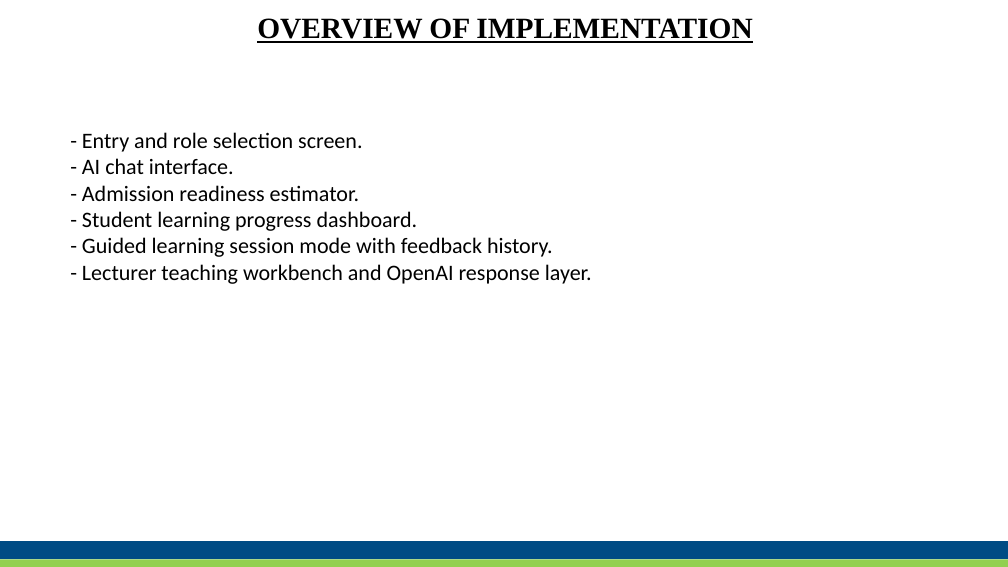
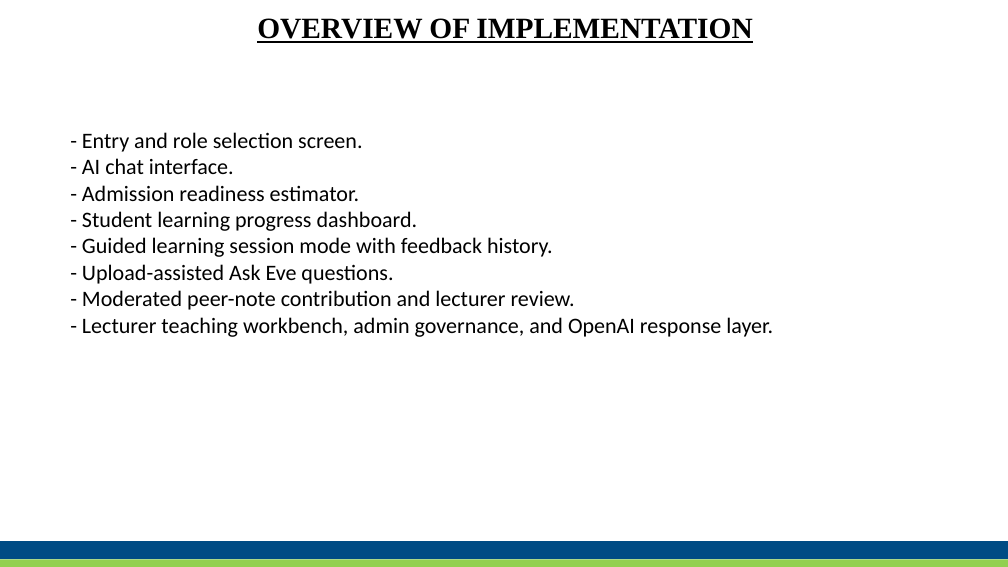
Before and after one commit to evieoshomahus-cloud/eve-esui-ai, a slide deck: slide 14 of project_docs/Eve_Defense_Presentation.pptx. Drawn at 1008x567 pixels with LibreOffice and Linux fonts; fonts in the diff are those of the drawing. Boxes give left, top, right and bottom in pixels: in the first picture for what was removed or moved away, otherwise in the second. Text is boxed around its words. In the diff, an @@ line names an element or a change of style, - is before the commit and + after.

```diff
--- a/project_docs/Eve_Defense_Presentation.pptx
+++ b/project_docs/Eve_Defense_Presentation.pptx
@@ text at bbox=[82, 264, 773, 337]: text changed @@
-- Lecturer teaching workbench and OpenAI response layer.
+- Upload-assisted Ask Eve questions.
+- Moderated peer-note contribution and lecturer review.
+- Lecturer teaching workbench, admin governance, and OpenAI response layer.
```
Also in this commit, not shown: 7 other slides changed, 8 other files.
